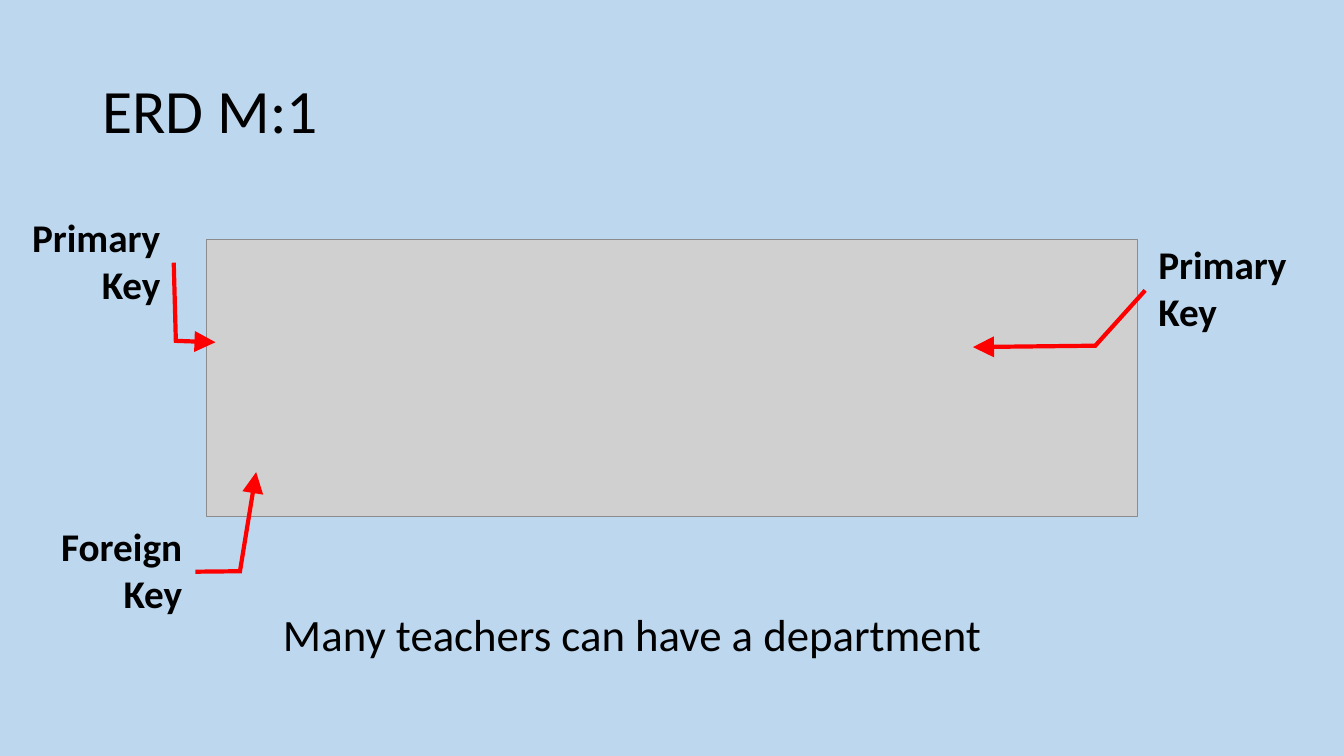
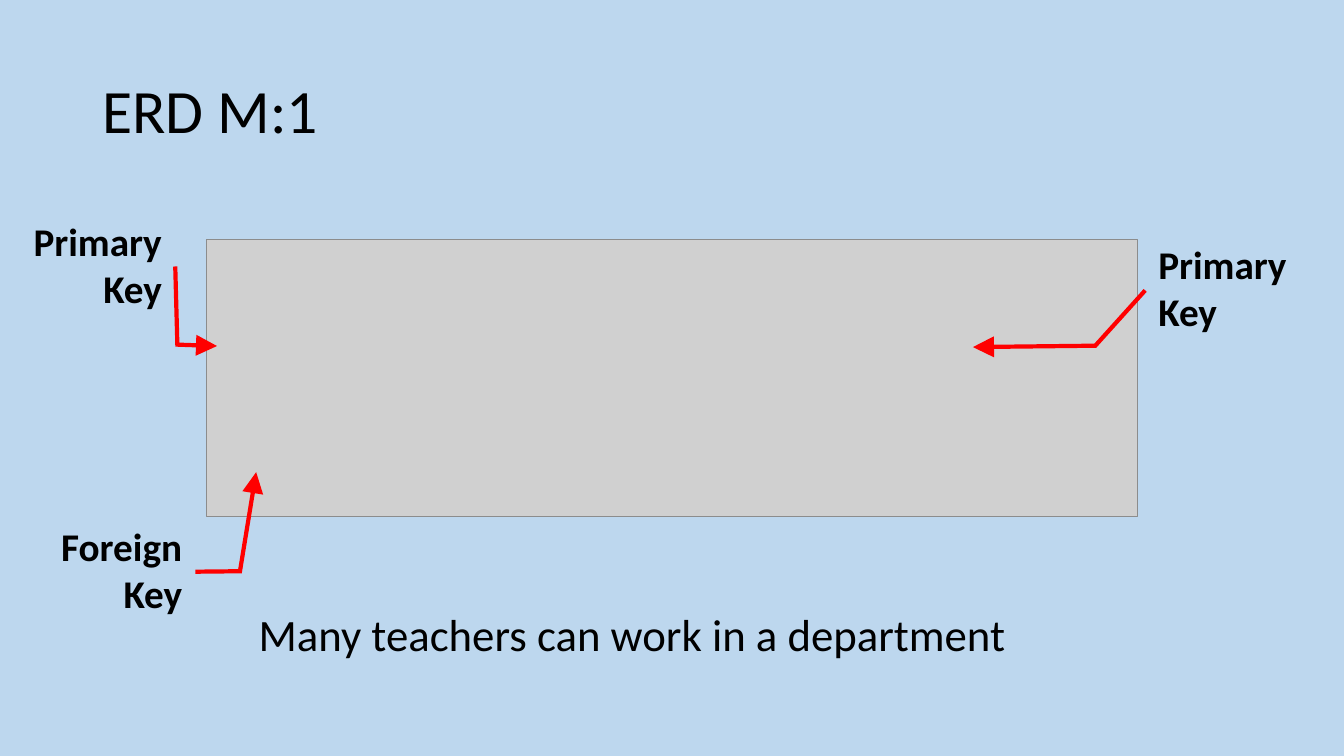
Before and after one commit to MrFriendCS/MrFriendCS.github.io, a slide deck: slide 207 of n5/ddd/N5 CS DDD Slides.pptx. Drawn at 1344x756 pixels with LibreOffice and Linux fonts; fonts in the diff are those of the drawing; grey boxes stand for pictures. Boxes give left, top, right and bottom in pixels: in the first picture for what was removed or moved away, otherwise in the second. Text is boxed around its words. In the diff, an @@ line names an element or a change of style, - is before the commit and + after.

```diff
--- a/n5/ddd/N5 CS DDD Slides.pptx
+++ b/n5/ddd/N5 CS DDD Slides.pptx
@@ callout "Primary": place and size @@
-callout "Primary" at (14, 219, 170, 301)
+callout "Primary" at (16, 223, 172, 306)
@@ text at (259, 620, 1006, 659): text changed @@
-Many teachers can have a department
+Many teachers can work in a department
```
Also in this commit, not shown: 3 other slides changed, 11 other files.
